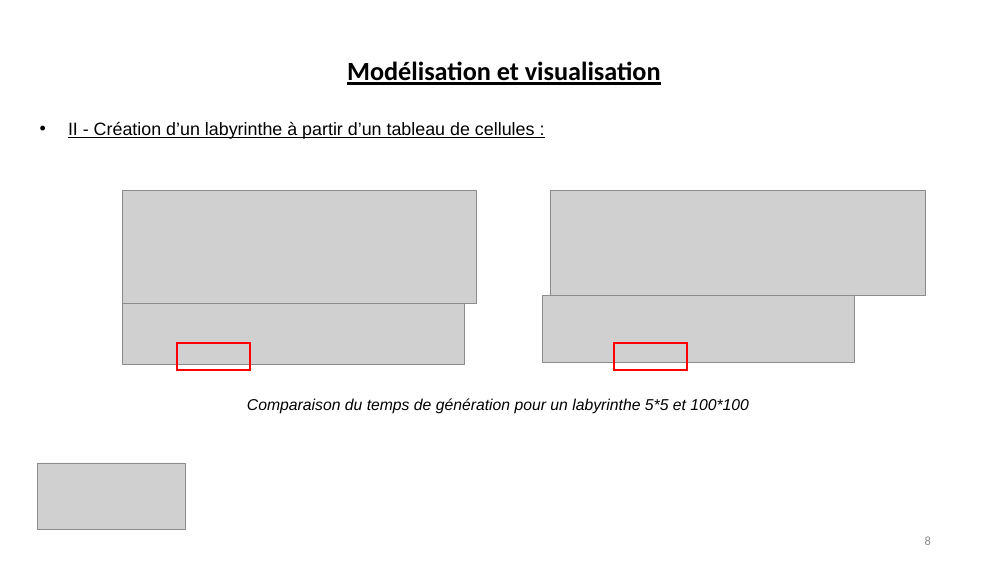
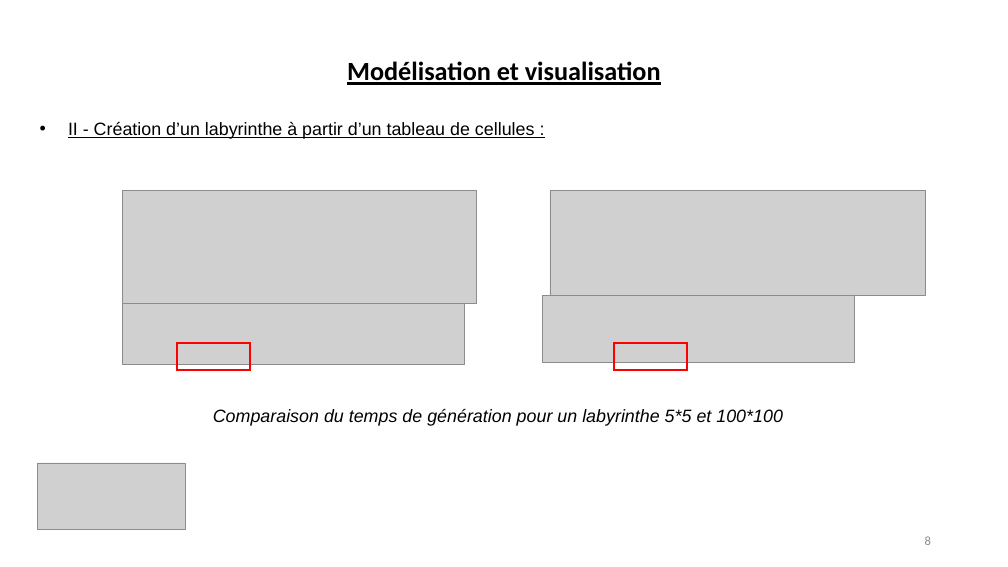
Before and after one commit to RayaneZen05/Projet-math-info-RNL, a slide deck: slide 8 of Soutenance_Projet_Math_Info_Zenaidi_Rayane_Bulfone_Noé_Iltis_Lucas.PPTX. Drawn at 1008x567 pixels with LibreOffice and Linux fonts; fonts in the diff are those of the drawing; grey boxes stand for pictures. Boxes give left, top, right and bottom in pixels: in the first picture for what was removed or moved away, otherwise in the second. Text is boxed around its words. In the diff, an @@ line names an element or a change of style, - is before the commit and + after.

```diff
--- a/Soutenance_Projet_Math_Info_Zenaidi_Rayane_Bulfone_Noé_Iltis_Lucas.PPTX
+++ b/Soutenance_Projet_Math_Info_Zenaidi_Rayane_Bulfone_Noé_Iltis_Lucas.PPTX
@@ text "Comparaison du temps de génération ..." moved from (x1=247, y1=398, x2=749, y2=414) to (x1=213, y1=409, x2=783, y2=426) @@
@@ text "Comparaison du temps de génération ..." at (x1=213, y1=409, x2=783, y2=426): size 15 to 17 pt @@
```
Also in this commit, not shown: 3 other slides changed, 2 slides added, 2 slides removed.
